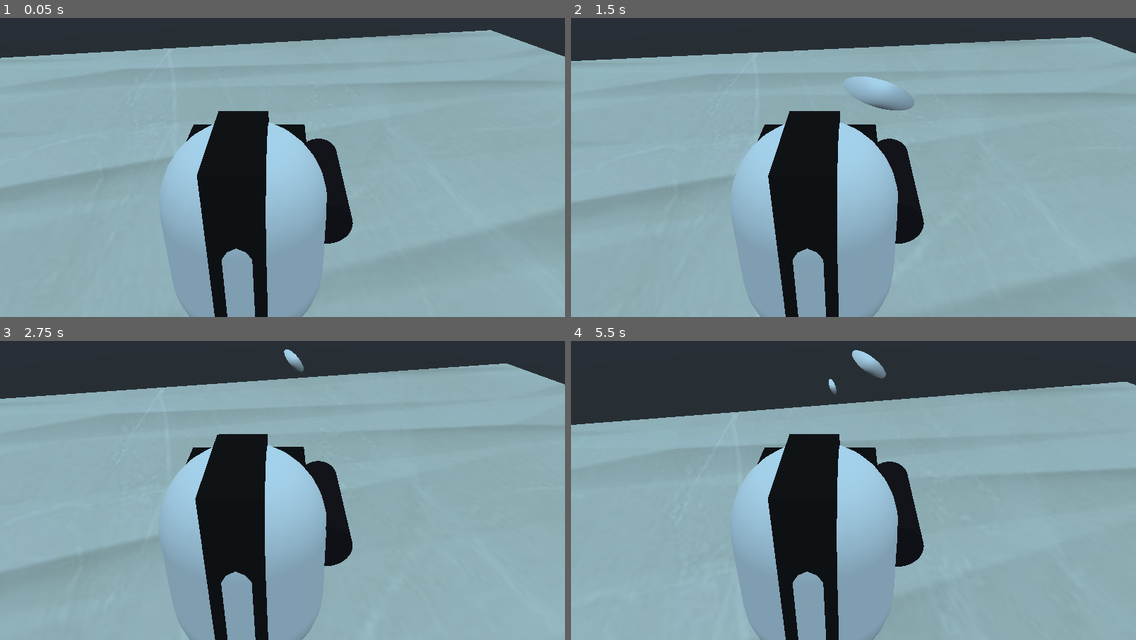
Above: before the commit, frames 1-4 (two rows, left to right).
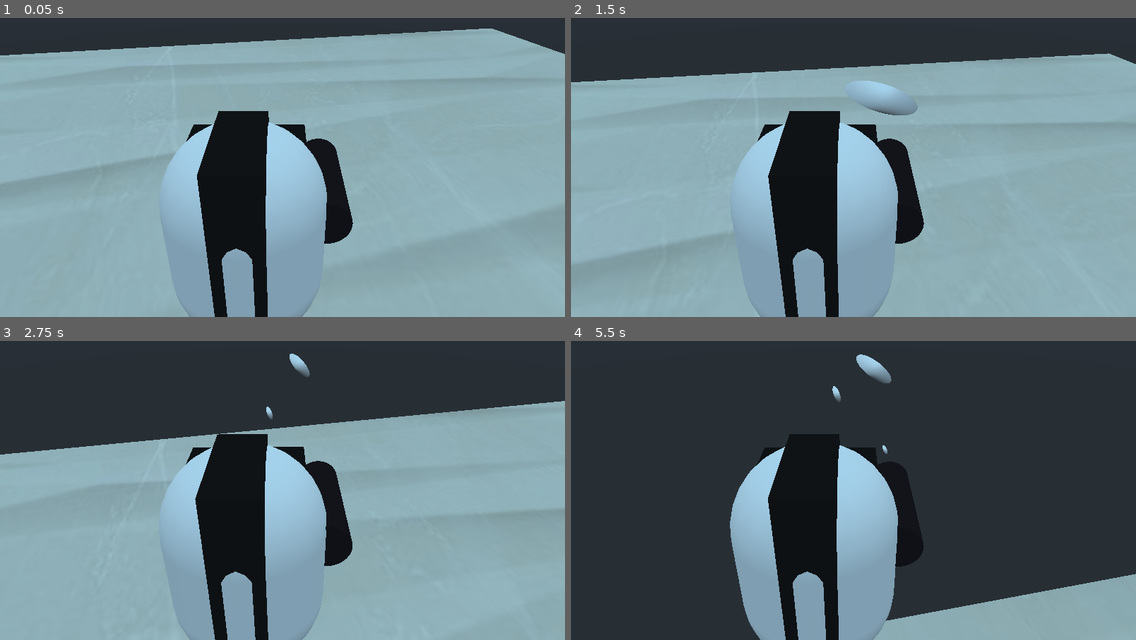
Above: after the commit, the same moments.

Repository: MrPeanutbutter434/Laser-Game-FPS
Game: Godot game, scene res://Scenes/Landing.tscn
Two runs of this game, one before a commit and one after it. Both use one fixed random seed, a clock stepped at 60 frames per second and the inputs below.
Inputs (mouse positions are in pixels of both pictures, inside the frame that each line leads up to):
- Up to frame 1 (0.05 s): no input
- Up to frame 2 (1.5 s): tap Enter at 0.5 s; move the mouse to (881, 149) at 0.52 s; hold Up (move_forward) from 0.53 s (still down); click (881, 149) at 0.6 s; tap Space (jump) at 0.77 s; move the mouse to (825, 152) at 1.27 s; click (825, 152) at 1.35 s
- Up to frame 3 (2.75 s): keep holding Up (move_forward); tap Space (jump) at 1.52 s; move the mouse to (293, 469) at 2.02 s; click (293, 469) at 2.1 s
- Up to frame 4 (5.5 s): keep holding Up (move_forward); move the mouse to (847, 481) at 2.77 s; click (847, 481) at 2.85 s; tap Space (jump) at 3.02, 3.77, 4.52 s; move the mouse to (893, 478) at 3.52 s; click (893, 478) at 3.6 s; move the mouse to (808, 469) at 4.27 s; click (808, 469) at 4.35 s; move the mouse to (859, 475) at 5.02 s; click (859, 475) at 5.1 s

The runs differ from the first frame. In frame 1, 0.8% of the frame differs, in the area x 0-100%, y 3-92%; in frame 2, 7.4%; in frame 3, 16%; in frame 4, 55%, in the area x 0-100%, y 3-100%.

Commit message:
Added boilerplate rotation

Diff:
--- a/Scenes/Landing.tscn
+++ b/Scenes/Landing.tscn
@@ -43,3 +43,4 @@
 
 [node name="Bot" parent="Bot" instance=ExtResource( 3 )]
 transform = Transform( 1, 0, 0, 0, -1.62921e-07, -1, 0, 1, -1.62921e-07, -8.07628, 1.94815, 0 )
+[connection signal="player_position" from="Player" to="Bot/Bot" method="_on_Player_player_position"]
--- a/Scenes/Scripts/Bot.gd
+++ b/Scenes/Scripts/Bot.gd
@@ -7,8 +7,8 @@
 	$Timer.start()
 
 
-#func _process(delta):
-#	pass
+func _process(delta):
+	pass
 
 
 func shoot():
@@ -23,3 +23,8 @@
 
 func _on_Timer_timeout():
 	shoot()
+
+
+func _on_Player_player_position(position:Vector3):
+	look_at(position, Vector3(0,1,0))
+	rotate_object_local(Vector3(1, 0, 0), PI/2)
--- a/Scenes/Scripts/Player.gd
+++ b/Scenes/Scripts/Player.gd
@@ -1,10 +1,17 @@
 extends KinematicBody
+
+class_name Player
+
+
+signal player_position(position)
 
 
 onready var Bullet = preload("res://Scenes/Players/Bullet.tscn")
 
+
 const JUMP_SPEED:int = 18
 const GRAVITY:int = -24
+
 
 var motion = Vector3()
 var MOUSE_SENSITIVITY: float = 0.05
@@ -17,11 +24,14 @@
 	camera = $Camera
 	Input.set_mouse_mode(Input.MOUSE_MODE_CAPTURED)
 
+
 func _process(delta: float)->void:
 	move(delta)
 	shoot()
 	toggle_mouse_mode()
 	jump()
+	emit_signal("player_position", self.translation)
+
 
 func toggle_mouse_mode():
 	if Input.is_action_just_pressed("ui_cancel"):
@@ -47,7 +57,7 @@
 		motion.z = 0
 
 	motion.y += delta*GRAVITY
-	move_and_slide(motion.normalized(), Vector3.UP)
+	move_and_slide(motion.normalized()*3, Vector3.UP)
 
 	dir = Vector3()
 
--- a/project.godot
+++ b/project.godot
@@ -8,9 +8,14 @@
 
 config_version=4
 
-_global_script_classes=[  ]
+_global_script_classes=[ {
+"base": "KinematicBody",
+"class": "Player",
+"language": "GDScript",
+"path": "res://Scenes/Scripts/Player.gd"
+} ]
 _global_script_class_icons={
-
+"Player": ""
 }
 
 [application]
